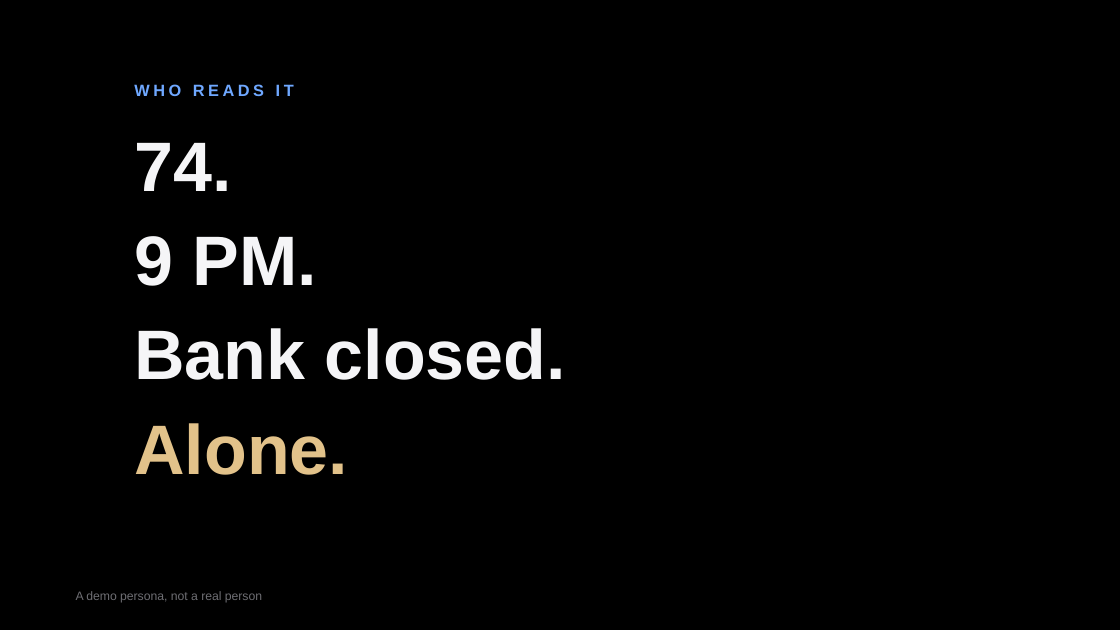
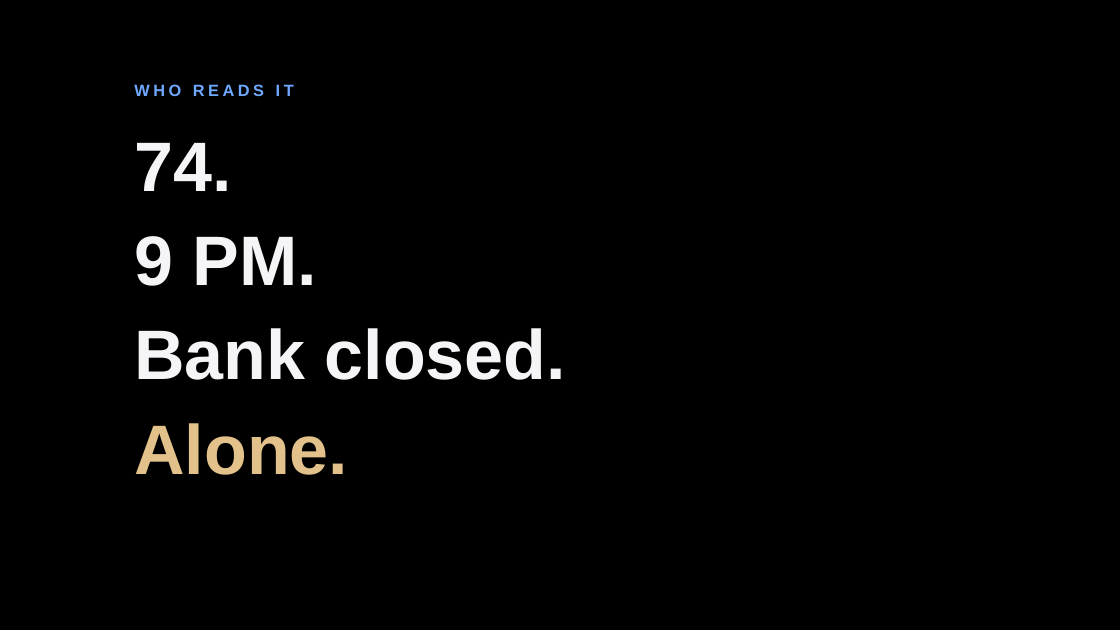
Before and after one commit to ishmiit/Sahayak, a slide deck: slide 2 of docs/deck/Sahayak_Keynote_v5.pptx. Drawn at 1120x630 pixels with LibreOffice and Linux fonts; fonts in the diff are those of the drawing. Boxes give left, top, right and bottom in pixels: in the first picture for what was removed or moved away, otherwise in the second. Text is boxed around its words. In the diff, an @@ line names an element or a change of style, - is before the commit and + after.

```diff
--- a/docs/deck/Sahayak_Keynote_v5.pptx
+++ b/docs/deck/Sahayak_Keynote_v5.pptx
@@ text removed at (x1=76, y1=591, x2=262, y2=603) @@
-A demo persona, not a real person
```
Also in this commit, not shown: 10 other slides changed, 3 other files.
